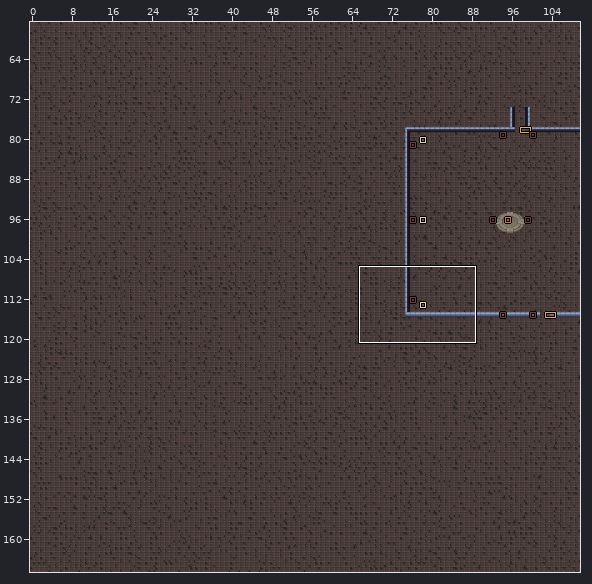
Level history. LDtk project: VampireSurvivors/Levels/Zombies.ldtk. The picture above shows the old version from afar; the outline marks the close-up.
Close-up. Before the edit:
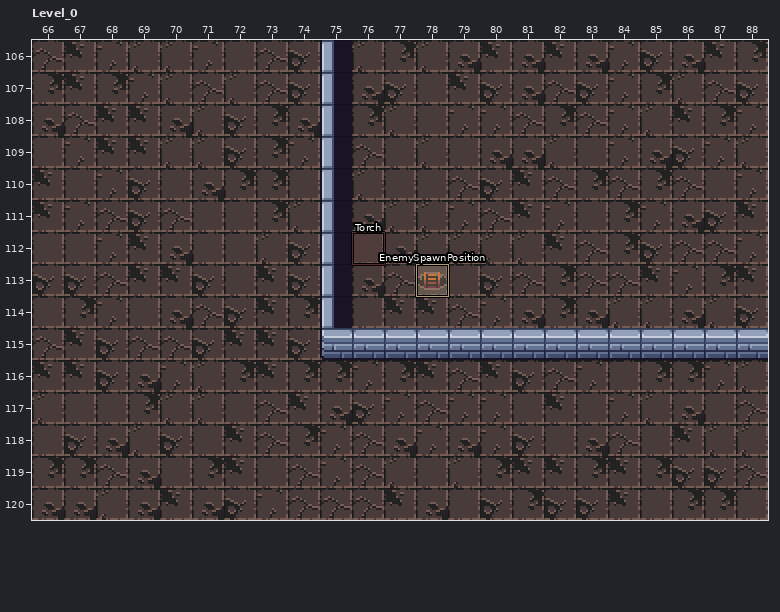
Cells are 16x16 px. Shown: Level_0 x 66..88, y 106..120.
_ is an empty cell.
Objects are placed by their top-left corner, in cells (3,4 is the top-left corner of cell 3,4); size is 1x1 cell unless given.
Layers that did not change in this view are not listed.
Objects on layer "Entities" before:
"EnemySpawnPosition" rectangle at 78,113
"Torch" rectangle at 76,112
The same view after the edit:
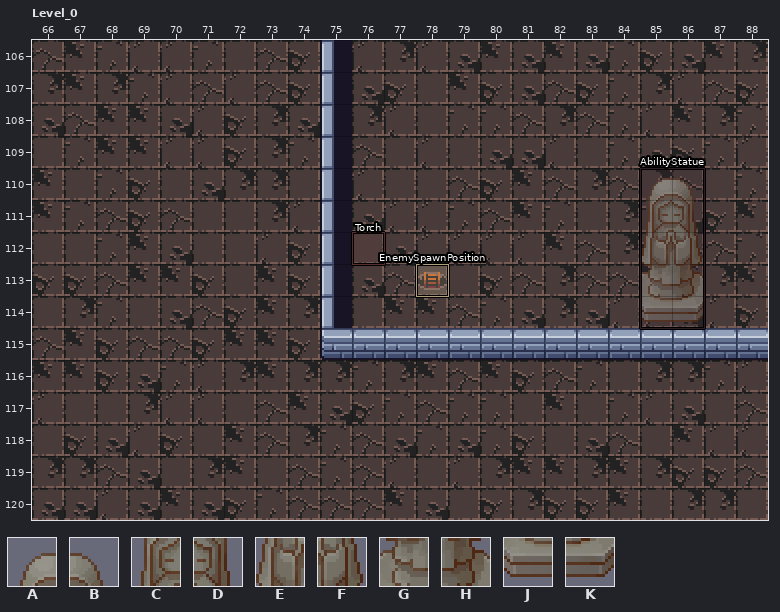
Further tiles: from "TXProps": A 60, B 61, C 92, D 93, E 124, F 125, G 156, H 157, J 188, K 189.
Difference:
Layer "Decoration":
There is now tile A in row 110 at x 85.
There is now tile B in row 110 at x 86.
There is now tile C in row 111 at x 85.
There is now tile D in row 111 at x 86.
There is now tile E in row 112 at x 85.
There is now tile F in row 112 at x 86.
There is now tile G in row 113 at x 85.
There is now tile H in row 113 at x 86.
There is now tile J in row 114 at x 85.
There is now tile K in row 114 at x 86.
Layer "Entities":
A new object: "AbilityStatue" rectangle at 85,110 size 2x5.
